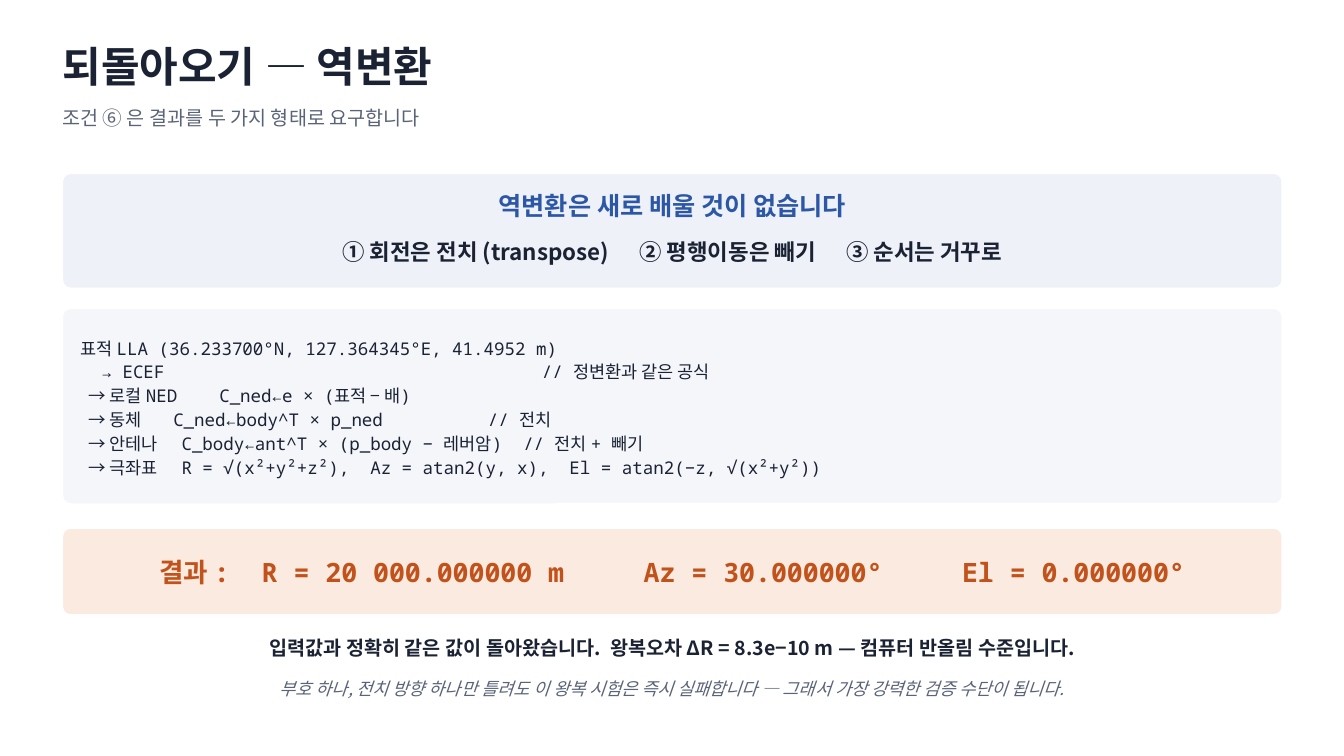
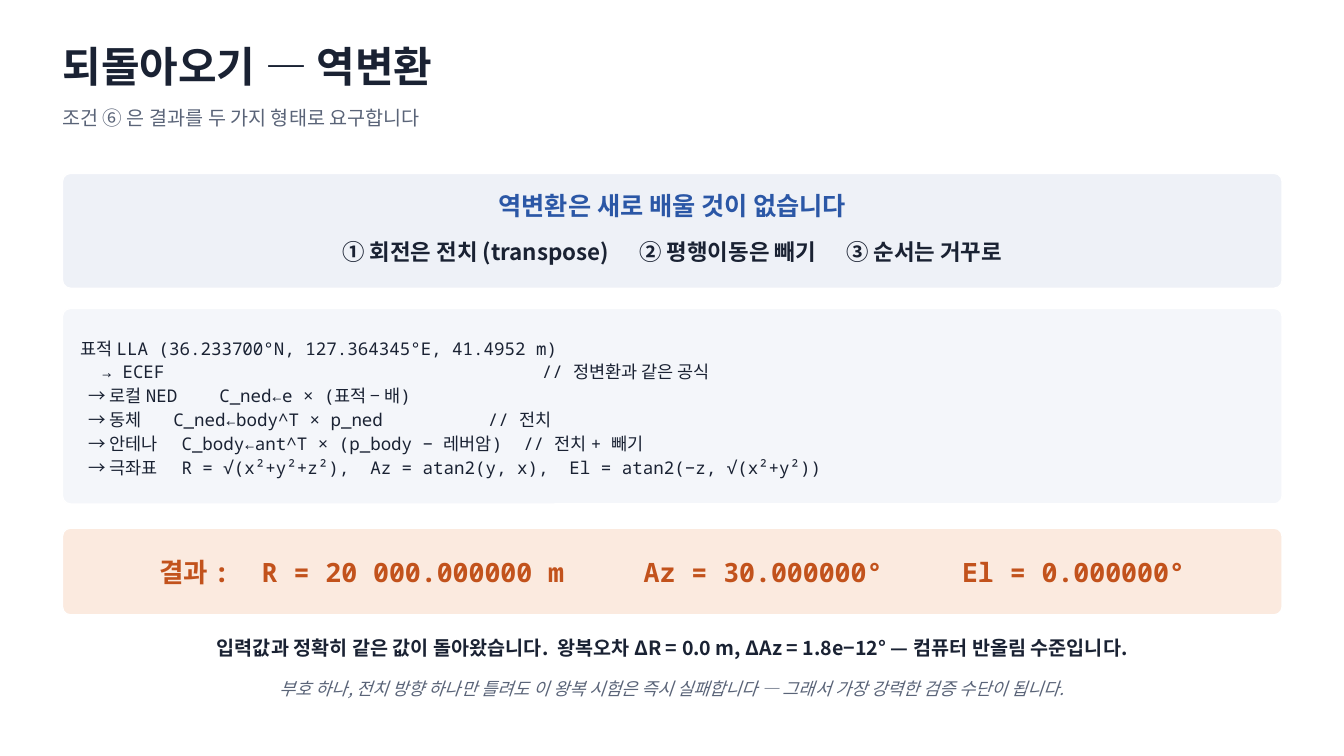
Before and after one commit to harley-hwan/IpcProc, a slide deck: slide 28 of Part2_CoordFrames/ref/산출물/Chapter2_coordinate_systems.pptx. Drawn at 1344x756 pixels with LibreOffice and Linux fonts; fonts in the diff are those of the drawing. Boxes give left, top, right and bottom in pixels: in the first picture for what was removed or moved away, otherwise in the second. Text is boxed around its words. In the diff, an @@ line names an element or a change of style, - is before the commit and + after.

```diff
--- a/Part2_CoordFrames/ref/산출물/Chapter2_coordinate_systems.pptx
+++ b/Part2_CoordFrames/ref/산출물/Chapter2_coordinate_systems.pptx
@@ text at [217,638,1128,659]: text changed @@
-입력값과 정확히 같은 값이 돌아왔습니다. 왕복오차 ΔR = 8.3e−10 m — 컴퓨터 반올림 수준입니다.
+입력값과 정확히 같은 값이 돌아왔습니다. 왕복오차 ΔR = 0.0 m, ΔAz = 1.8e−12° — 컴퓨터 반올림 수준입니다.
```
Also in this commit, not shown: 6 other slides changed, 1 slide added, 9 other files.
